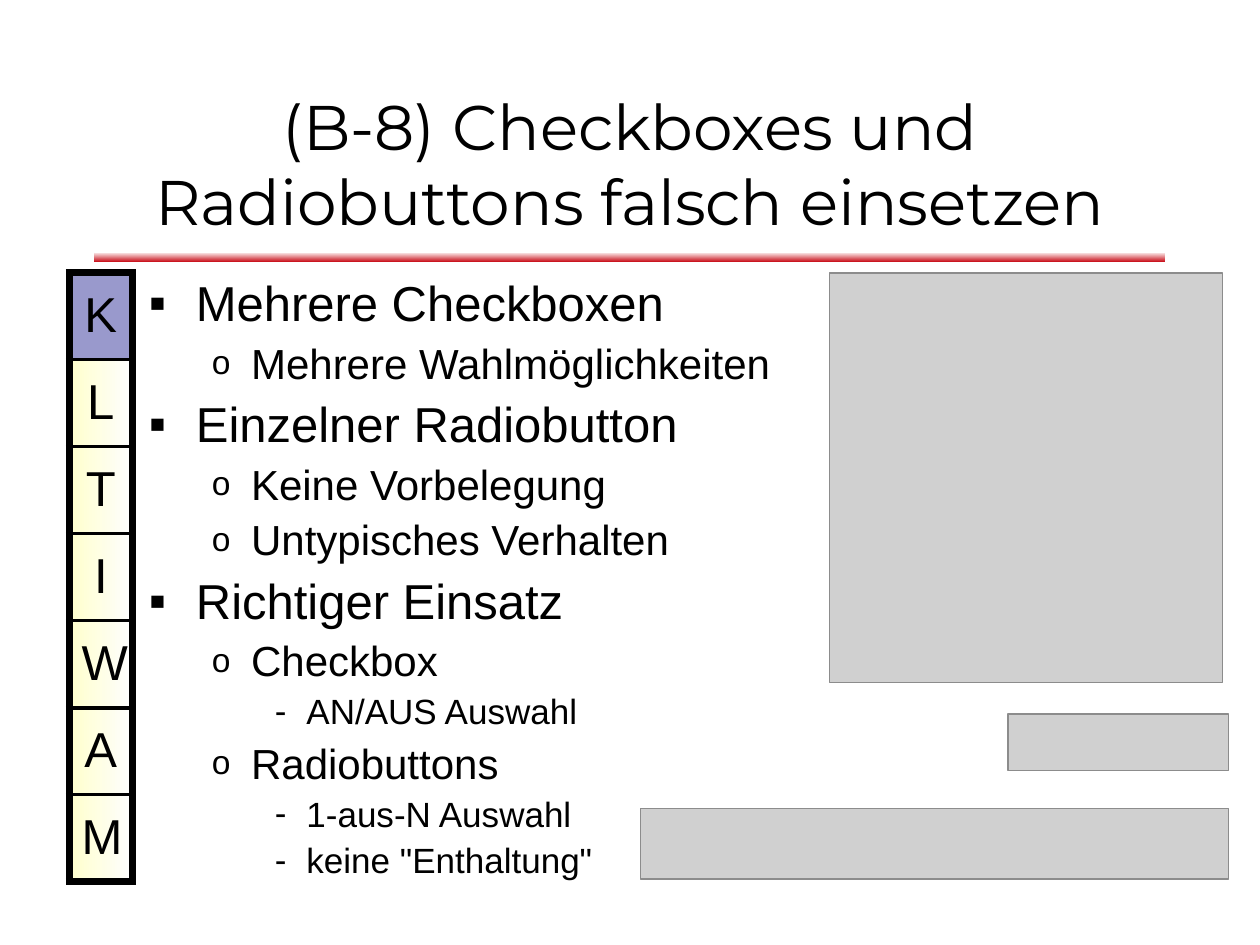
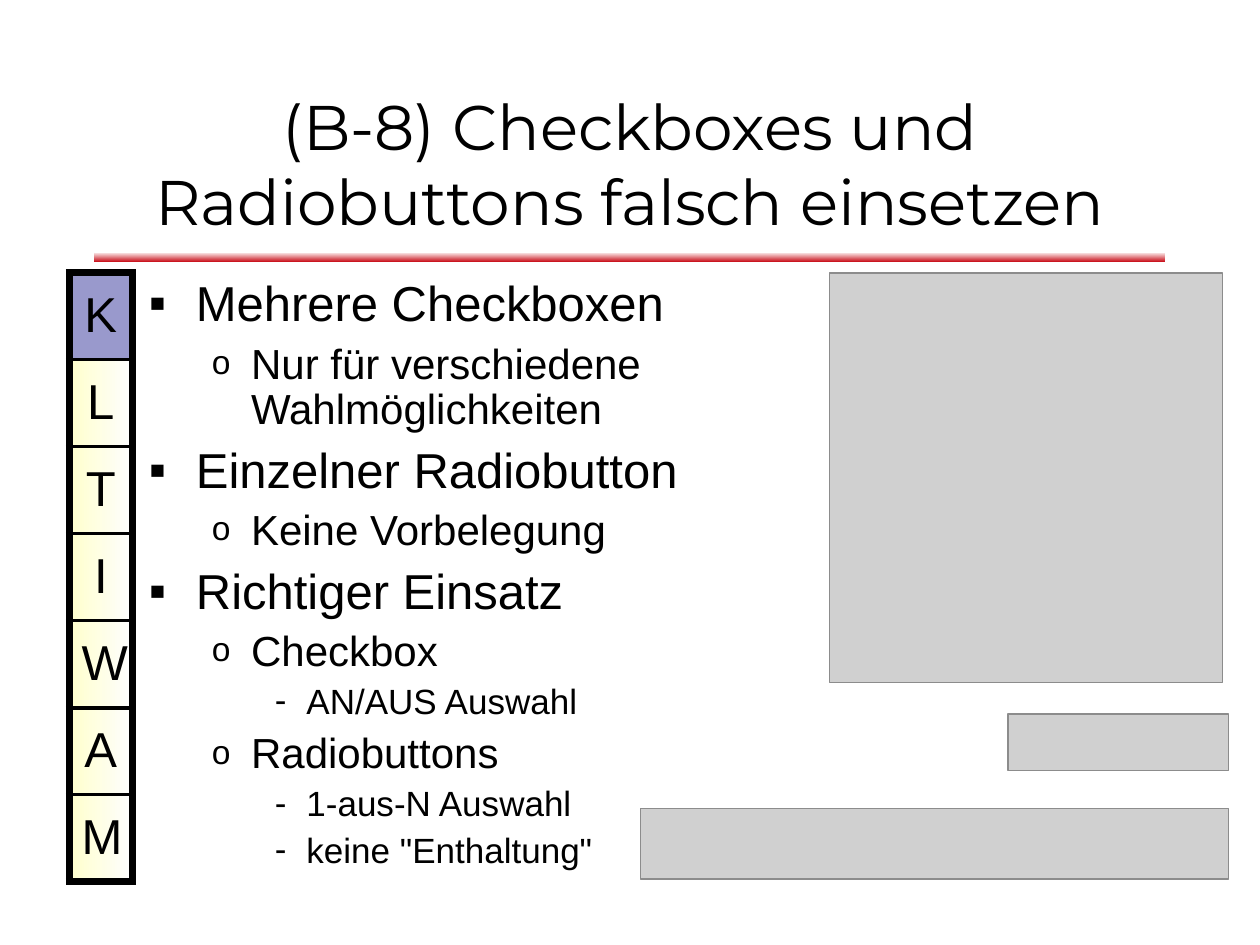
Before and after one commit to dlindner/vorlesung-se2-dhbw, a slide deck: slide 15 of added_2002/GUI Bloopers.odp. Drawn at 1260x945 pixels with LibreOffice and Linux fonts; fonts in the diff are those of the drawing; grey boxes stand for pictures; background and template pictures are left out. Boxes give left, top, right and bottom in pixels: in the first picture for what was removed or moved away, otherwise in the second. Text is boxed around its words. In the diff, an @@ line names an element or a change of style, - is before the commit and + after.

```diff
--- a/added_2002/GUI Bloopers.odp
+++ b/added_2002/GUI Bloopers.odp
@@ text at [251, 348, 641, 432]: text changed @@
-  o Mehrere Wahlmöglichkeiten
+  o Nur für verschiedene Wahlmöglichkeiten
@@ text at [251, 524, 668, 564]: paragraph removed @@
-  o Untypisches Verhalten
```
Also in this commit, not shown: 1 other slide changed, 2 slides added.
